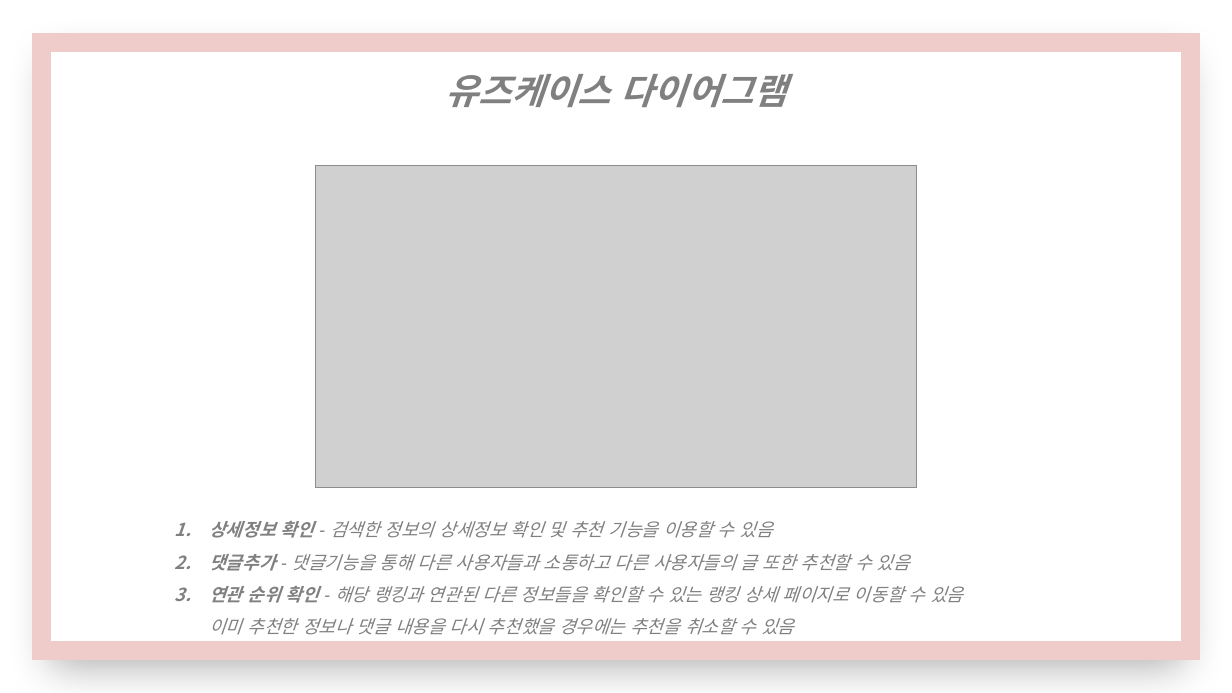
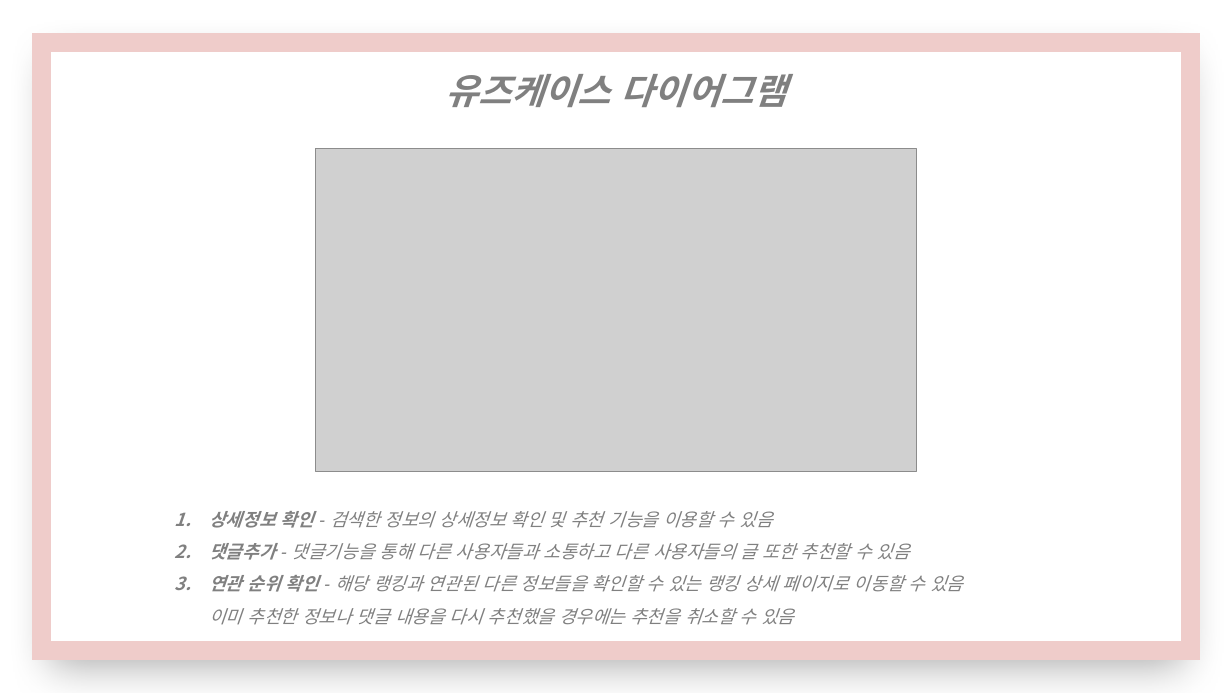
Before and after one commit to What-The-Pork/meeting-log, a slide deck: slide 20 of 팀프로젝트 발표.pptx (slide 19 before the commit). Drawn at 1232x693 pixels with LibreOffice and Linux fonts; fonts in the diff are those of the drawing; grey boxes stand for pictures. Boxes give left, top, right and bottom in pixels: in the first picture for what was removed or moved away, otherwise in the second. Text is boxed around its words. In the diff, an @@ line names an element or a change of style, - is before the commit and + after.

```diff
--- a/팀프로젝트 발표.pptx
+++ b/팀프로젝트 발표.pptx
@@ picture: place and size @@
-picture at [316, 165, 917, 488]
+picture at [316, 149, 917, 471]
@@ text "상세정보 확인 - 검색한 정보의 ...": place and size @@
-text "상세정보 확인 - 검색한 정보의 ..." at [209, 521, 963, 635]
+text "상세정보 확인 - 검색한 정보의 ..." at [209, 511, 963, 625]
```
Also in this commit, not shown: 7 other slides changed, 2 slides added.
